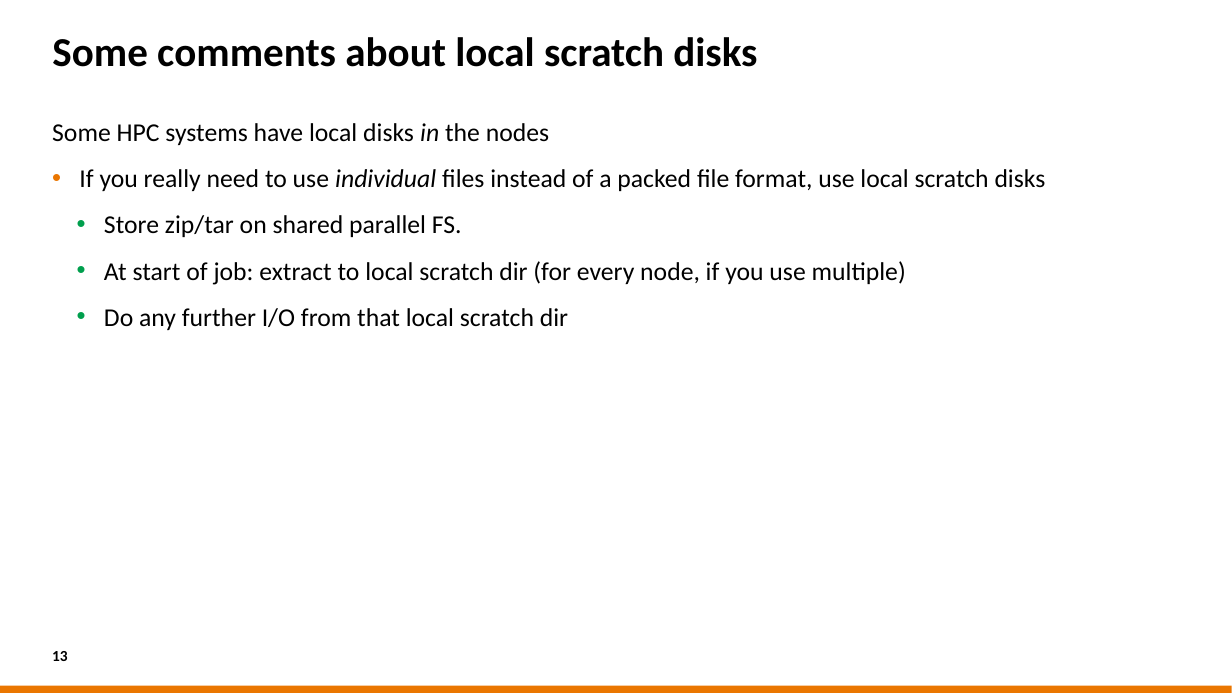
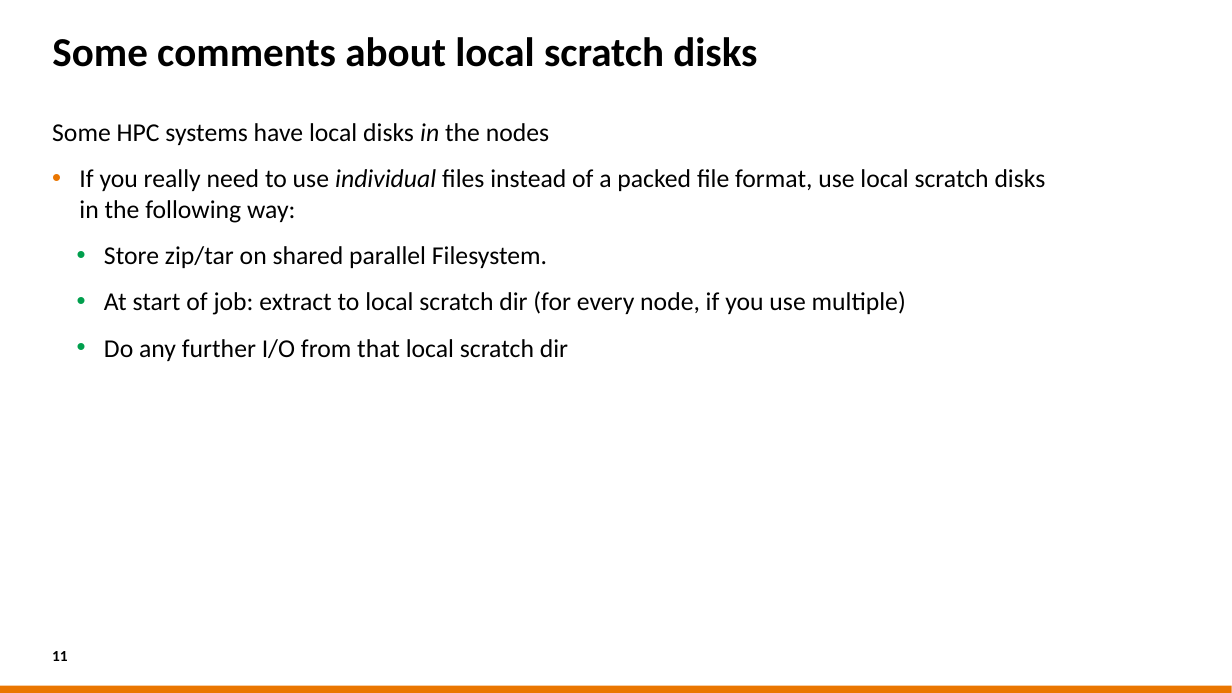
Before and after one commit to sara-nl/HPML-course-materials, a slide deck: slide 11 of Day2/slides/HPC_FS_and_Packed_data_formats.pptx (slide 13 before the commit). Drawn at 1232x693 pixels with LibreOffice and Linux fonts; fonts in the diff are those of the drawing; background and template pictures are left out. Boxes give left, top, right and bottom in pixels: in the first picture for what was removed or moved away, otherwise in the second. Text is boxed around its words. In the diff, an @@ line names an element or a change of style, - is before the commit and + after.

```diff
--- a/Day2/slides/HPC_FS_and_Packed_data_formats.pptx
+++ b/Day2/slides/HPC_FS_and_Packed_data_formats.pptx
@@ text at [79,169,1046,268]: text changed @@
-• If you really need to use individual files instead of a packed file format, use local scratch disks
-  • Store zip/tar on shared parallel FS.
+• If you really need to use individual files instead of a packed file format, use local scratch disks in the following way:
+  • Store zip/tar on shared parallel Filesystem.
@@ page number at [52,651,68,661]: text changed @@
-13
+11
```
Also in this commit, not shown: 2 other slides changed, 1 slide removed, 2 other files.
